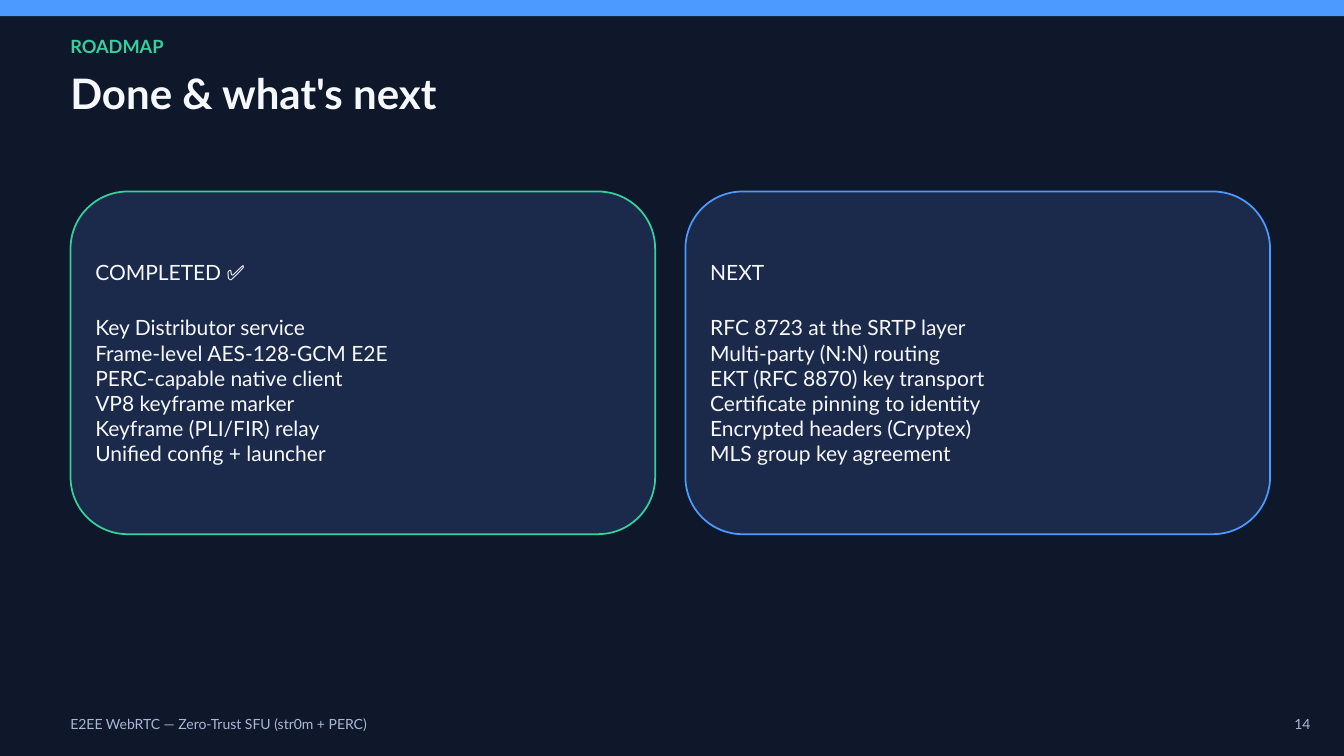
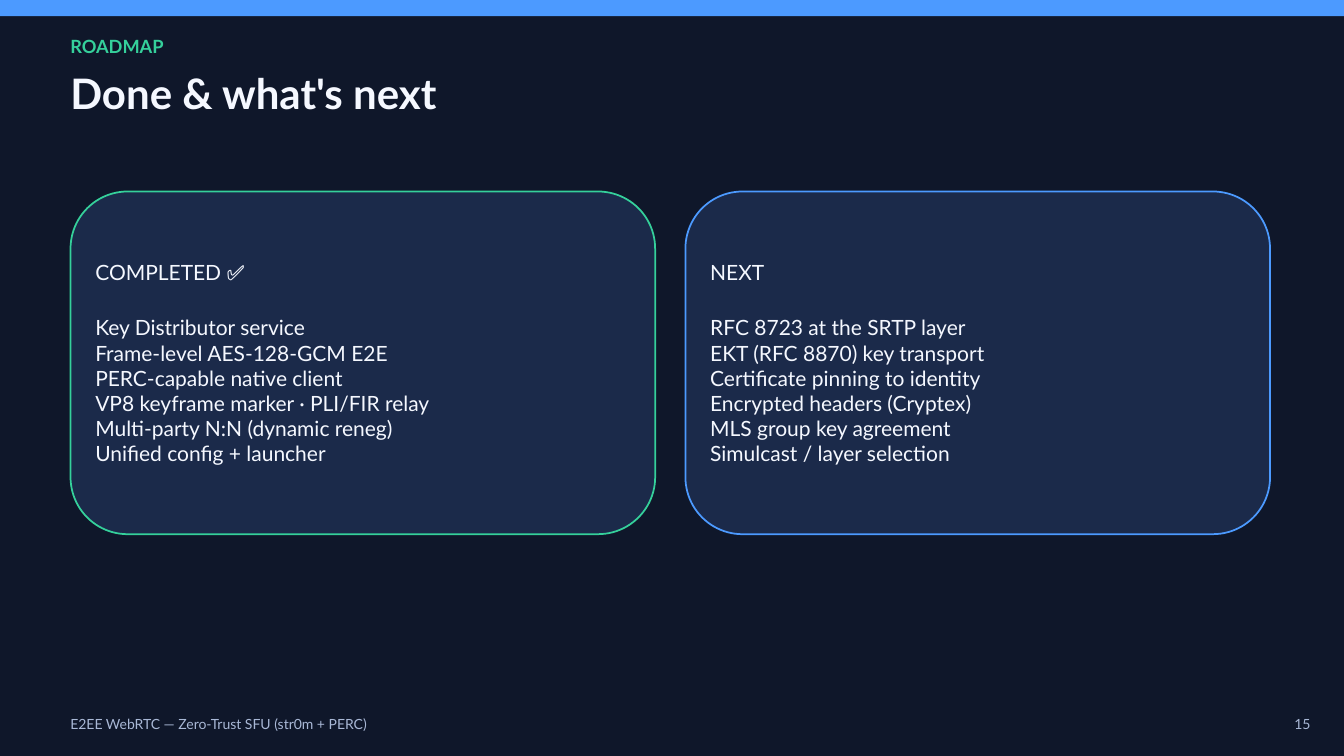
Before and after one commit to mosamorosev/str0m-e2ee, a slide deck: slide 16 of docs/E2EE-Architecture.pptx (slide 15 before the commit). Drawn at 1344x756 pixels with LibreOffice and Linux fonts; fonts in the diff are those of the drawing. Boxes give left, top, right and bottom in pixels: in the first picture for what was removed or moved away, otherwise in the second. Text is boxed around its words. In the diff, an @@ line names an element or a change of style, - is before the commit and + after.

Commit message:
Phase 3: dynamic N:N conferencing via SDP renegotiation
Drop the fixed E2EE_MAX_PEERS recvonly pool in favour of on-demand
renegotiation driven by the SFU's /signal endpoint.

- client.js: track percClientId/percRecvSlots; poll GET /signal and, when
  the conference grows, add recvonly transceivers and re-offer with the
  SFU-assigned client_id. Reset signaling state in endCall.
- native: webrtc_add_recv_transceivers + NAPI addRecvTransceivers; remove
  the fixed recvonly pool; lazy per-peer render windows.
- run-all.ps1: -SyntheticVideo switch and per-component env; default
  alice/bob/carol three-client launch.
- config.json: mark conference.maxParticipants legacy/unused.
- docs: README, architecture (§12), plan updated for dynamic renegotiation;
  regenerated E2EE-Architecture.pptx (Phase 3 status, N:N slide, roadmap).
- bump str0m submodule pointer.

```diff
--- a/docs/E2EE-Architecture.pptx
+++ b/docs/E2EE-Architecture.pptx
@@ text in rounded rectangle at bbox=[710, 345, 940, 365]: paragraph removed @@
-Multi-party (N:N) routing
@@ text in rounded rectangle at bbox=[95, 395, 429, 440]: text changed @@
-VP8 keyframe marker
-Keyframe (PLI/FIR) relay
+VP8 keyframe marker · PLI/FIR relay
+Multi-party N:N (dynamic reneg)
@@ text in rounded rectangle at bbox=[710, 445, 950, 465]: paragraph added @@
+Simulcast / layer selection
@@ text at bbox=[1294, 719, 1310, 729]: text changed @@
-14
+15
```
Also in this commit, not shown: 3 other slides changed, 1 slide added, 12 other files.
